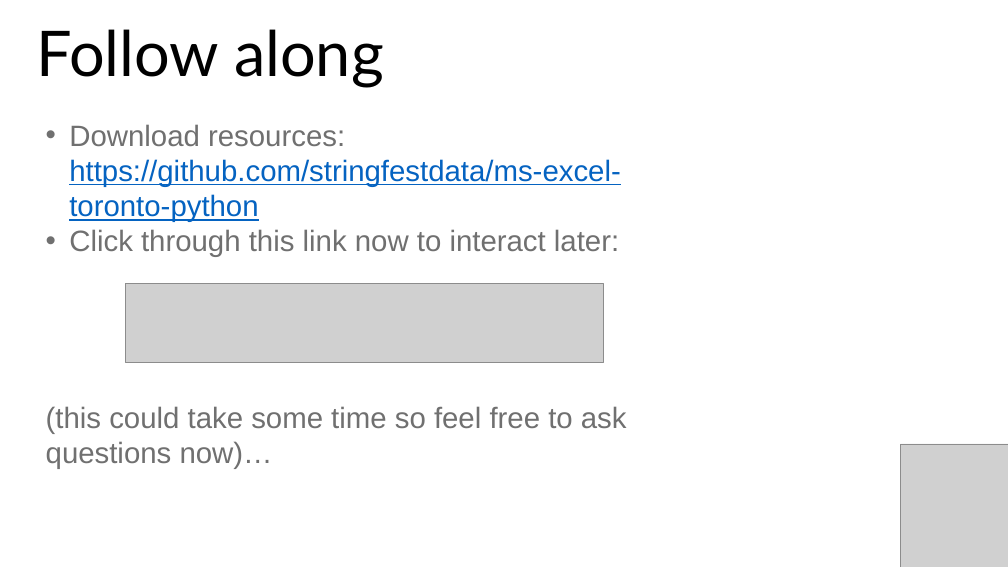
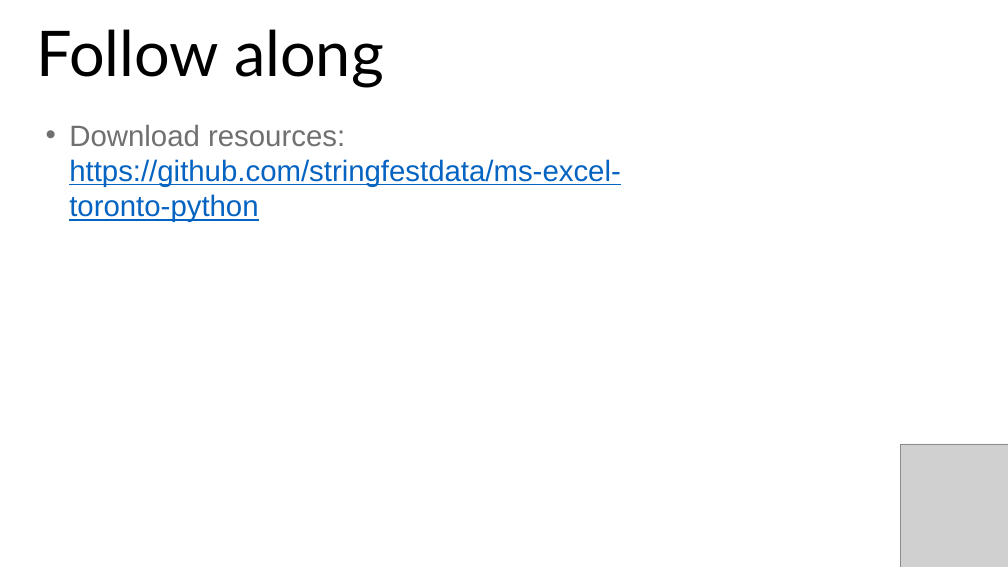
Before and after one commit to stringfestdata/aina-getting-started-python, a slide deck: slide 1 of five-things-excel-python.pptx (slide 3 before the commit). Drawn at 1008x567 pixels with LibreOffice and Linux fonts; fonts in the diff are those of the drawing; grey boxes stand for pictures; background and template pictures are left out. Boxes give left, top, right and bottom in pixels: in the first picture for what was removed or moved away, otherwise in the second. Text is boxed around its words. In the diff, an @@ line names an element or a change of style, - is before the commit and + after.

```diff
--- a/five-things-excel-python.pptx
+++ b/five-things-excel-python.pptx
@@ text at bbox=[46, 229, 627, 469]: paragraphs removed @@
-• Click through this link now to interact later:
-(this could take some time so feel free to ask questions now)…
@@ picture removed at bbox=[126, 284, 603, 362] @@
```
Also in this commit, not shown: 2 other slides changed, 5 slides added, 9 slides removed, 9 other files.
